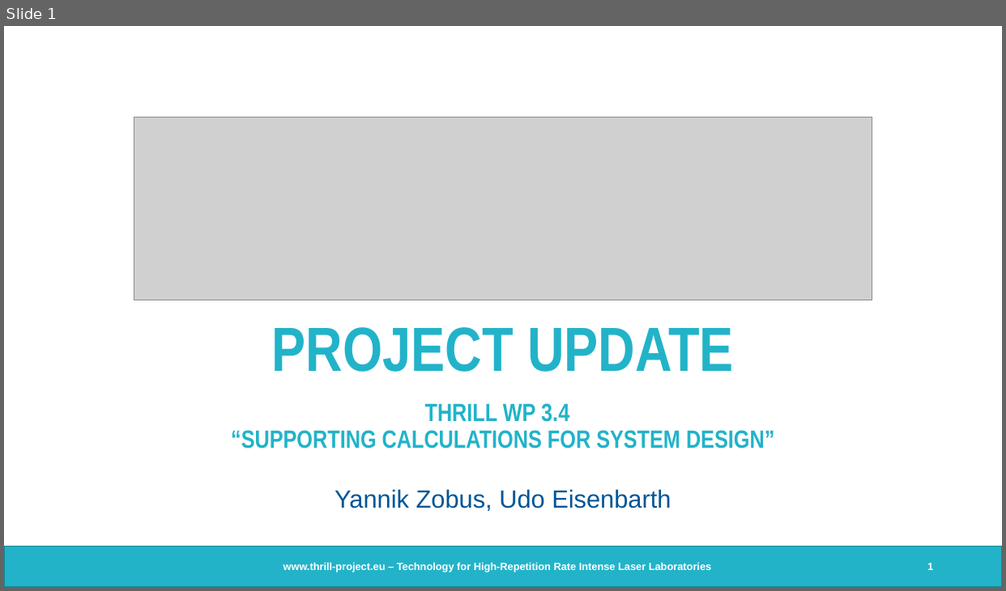
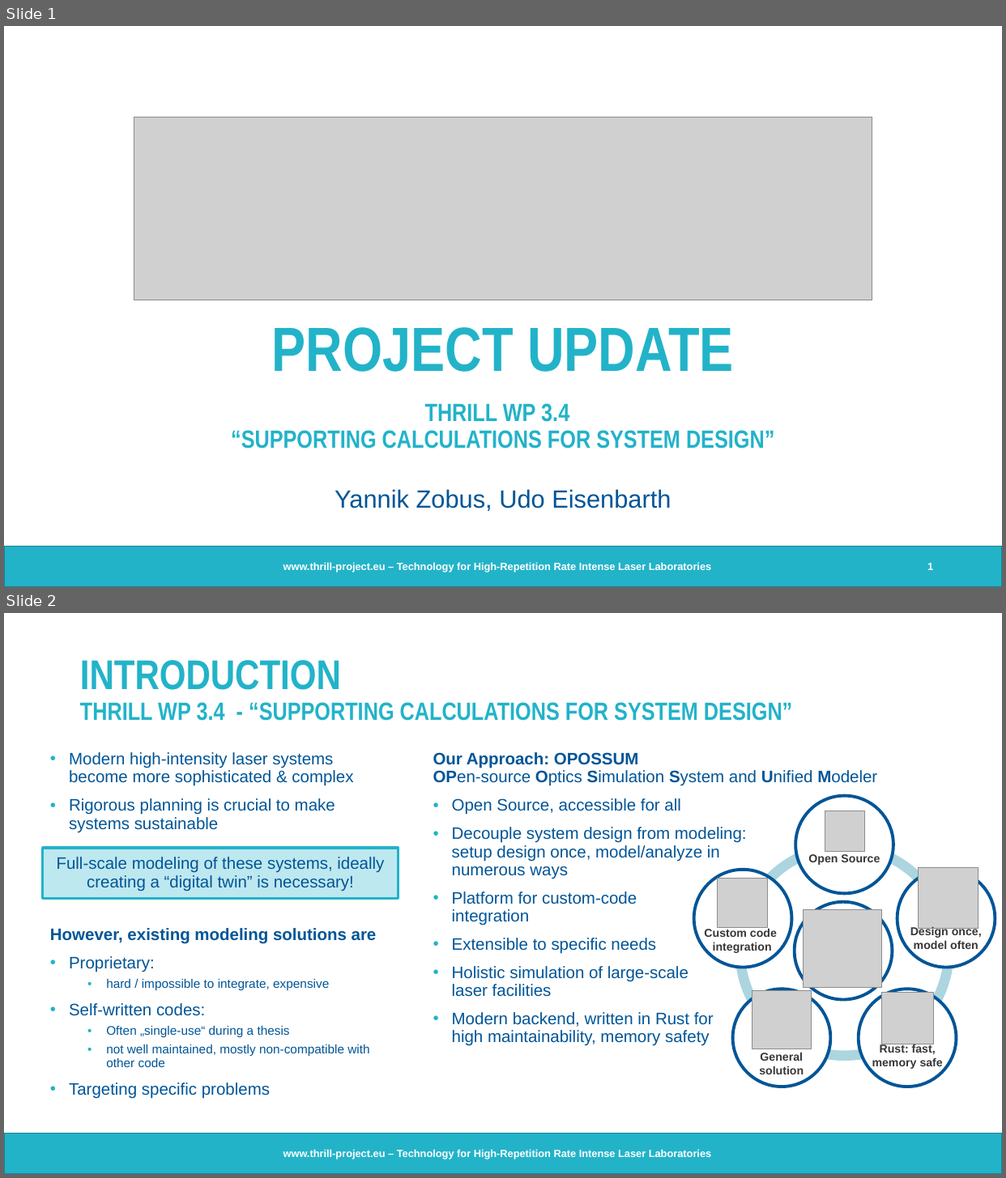
Before and after one commit to opossum-labs/opossum, a slide deck: book/documents/Opossum_Thrill_meeting_20241028.pptx. Shown one above the other, each under a label of ours: slide 1 before the commit, slides 1 and 2 after it. The pictures are 1006x591 and 1006x1178 pixels, drawn with LibreOffice and Linux fonts; fonts in the diff are those of the drawing; grey boxes stand for pictures; background and template pictures are left out. Boxes give left, top, right and bottom in pixels: in the first picture for what was removed or moved away, otherwise in the second. Text is boxed around its words. In the diff, an @@ line names an element or a change of style, - is before the commit and + after.

```diff
--- a/book/documents/Opossum_Thrill_meeting_20241028.pptx
+++ b/book/documents/Opossum_Thrill_meeting_20241028.pptx
@@ slide 2 added at (4,613,1002,1174), background #FFFFFF; not listed: 2 template elements that a slide beside it also shows @@
@@ text added at (80,660,341,690), 40 pt, text #22B3C9, bold @@
+INTRODUCTION
@@ title added at (80,702,792,721), 24 pt, text #22B3C9, bold @@
+THRILL WP 3.4 - “SUPPORTING CALCULATIONS FOR SYSTEM DESIGN”
@@ text added at (69,752,353,833), 16 pt, text #005597 @@
+• Modern high-intensity laser systems become more sophisticated & complex
+• Rigorous planning is crucial to make systems sustainable
@@ text added at (433,752,877,1046), 16 pt, text #005597 @@
+Our Approach: OPOSSUM
+OPen-source Optics Simulation System and Unified Modeler
+• Open Source, accessible for all
+• Decouple system design from modeling:
+  setup design once, model/analyze in
+  numerous ways
+• Platform for custom-code
+  integration
+• Extensible to specific needs
+• Holistic simulation of large-scale
+  laser facilities
+• Modern backend, written in Rust for
+  high maintainability, memory safety
@@ freeform shape added at (796,796,894,894), fill #FFFFFF, outline #005597 3 pt @@
@@ picture added at (825,811,865,852) @@
@@ rectangle added at (43,848,398,898), fill #22B3C9 at 29% opacity, outline #22B3C9 2.75 pt, 16 pt, text #005597 @@
+Full-scale modeling of these systems, ideally creating a “digital twin” is necessary!
@@ arch (boxed as its full ring) added at (735,842,954,1061), fill #ACD6E1 @@
@@ arch (boxed as its full ring) added at (735,842,954,1061), fill #ACD6E1 @@
@@ arch (boxed as its full ring) added at (735,842,954,1061), fill #ACD6E1 @@
@@ arch (boxed as its full ring) added at (735,842,954,1061), fill #ACD6E1 @@
@@ arch (boxed as its full ring) added at (735,842,954,1061), fill #ACD6E1 @@
@@ text added at (808,854,880,865), 11 pt, text #373737, bold @@
+Open Source
@@ freeform shape added at (694,870,792,968), fill #FFFFFF, outline #005597 3 pt @@
@@ picture added at (718,878,767,927) @@
@@ freeform shape added at (897,870,995,968), fill #FFFFFF, outline #005597 3 pt @@
@@ picture added at (918,868,978,929) @@
@@ freeform shape added at (795,902,893,1000), fill #FFFFFF, outline #005597 3 pt @@
@@ text added at (50,928,377,1099), 12 pt, text #005597 @@
+However, existing modeling solutions are
+• Proprietary:
+  • hard / impossible to integrate, expensive
+• Self-written codes:
+  • Often „single-use“ during a thesis
+  • not well maintained, mostly non-compatible with other code
+• Targeting specific problems
@@ text added at (704,928,777,953), 11 pt, text #373737, bold @@
+Custom code
+integration
@@ picture added at (803,909,881,987) @@
@@ text added at (910,926,982,949), 11 pt, text #373737, bold @@
+Design once,
+model often
@@ freeform shape added at (733,990,831,1088), fill #FFFFFF, outline #005597 3 pt @@
@@ picture added at (752,991,811,1050) @@
@@ freeform shape added at (859,990,957,1088), fill #FFFFFF, outline #005597 3 pt @@
@@ picture added at (881,993,934,1045) @@
@@ text added at (872,1044,943,1070), 11 pt, text #373737, bold @@
+Rust: fast,
+memory safe
@@ text added at (759,1052,803,1075), 11 pt, text #373737, bold @@
+General
+solution
```
Also in this commit, not shown: 4 slides changed, 1 other file.
